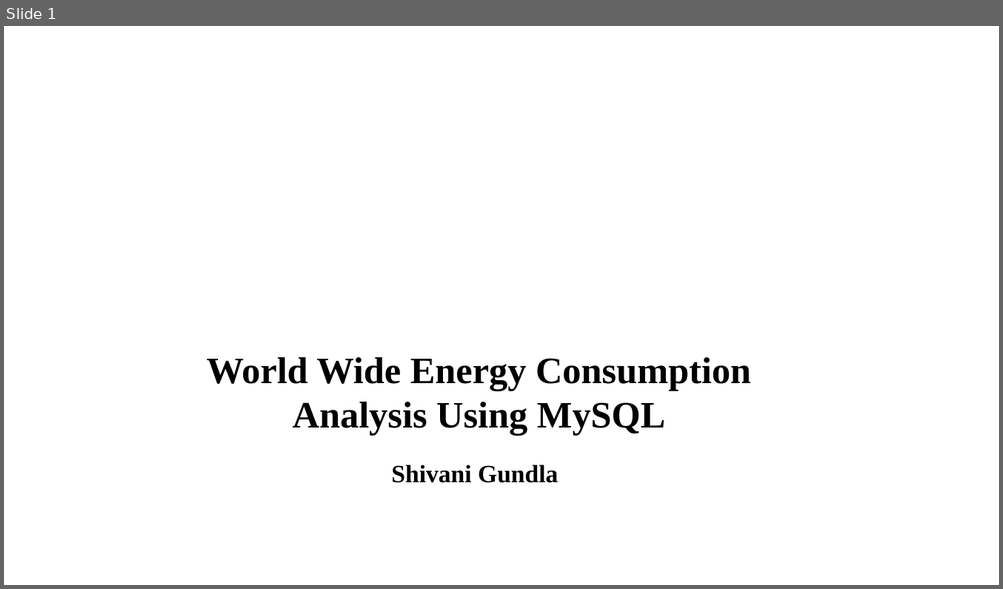
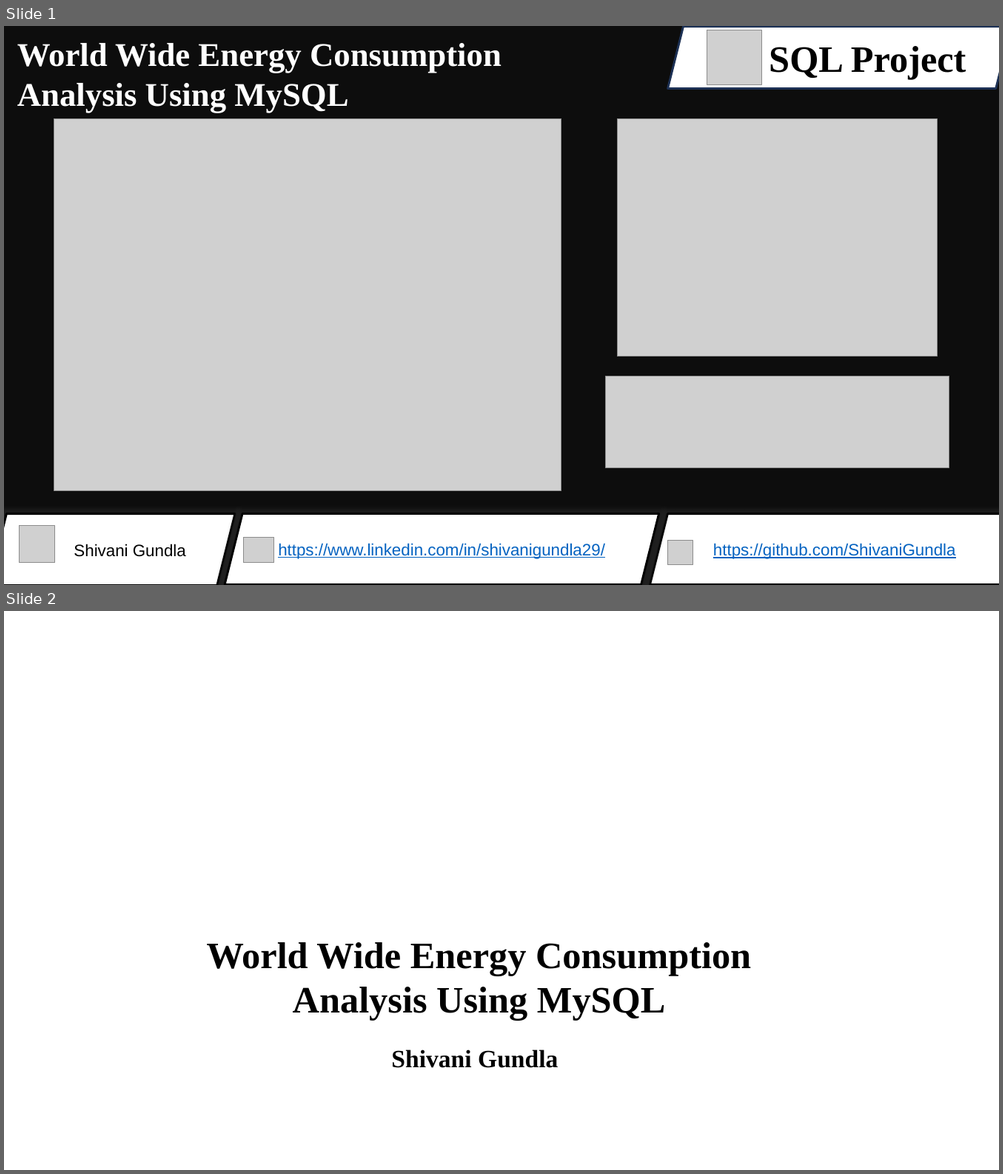
Before and after one commit to ShivaniGundla/SQL_Project, a slide deck: presentation/SQL_Project_Shivani_Gundla.pptx. Shown one above the other, each under a label of ours: slide 1 before the commit, slides 1 and 2 after it. The pictures are 1003x589 and 1003x1174 pixels, drawn with LibreOffice and Linux fonts; fonts in the diff are those of the drawing; grey boxes stand for pictures; background and template pictures are left out. Boxes give left, top, right and bottom in pixels: in the first picture for what was removed or moved away, otherwise in the second. Text is boxed around its words. In the diff, an @@ line names an element or a change of style, - is before the commit and + after.

```diff
--- a/presentation/SQL_Project_Shivani_Gundla.pptx
+++ b/presentation/SQL_Project_Shivani_Gundla.pptx
@@ slide 1 added at [4, 26, 999, 585], background #0D0D0D @@
@@ text added at [17, 43, 501, 113], 32 pt, text #FFFFFF, bold @@
+World Wide Energy Consumption Analysis Using MySQL
@@ parallelogram added at [668, 27, 999, 89], fill #FFFFFF, outline #1E3256 2 pt, 36 pt, text #000000, bold @@
+SQL Project
@@ picture added at [707, 30, 761, 85] @@
@@ picture added at [54, 118, 561, 491] @@
@@ picture added at [617, 119, 937, 358] @@
@@ picture added at [606, 377, 948, 469] @@
@@ parallelogram added at [4, 514, 235, 585], fill #FFFFFF, outline #000000 2 pt, 16 pt, text #000000 @@
+Shivani Gundla
@@ parallelogram added at [225, 514, 659, 585], fill #FFFFFF, outline #000000 2 pt, 16 pt, text #0563C1, underline @@
+https://www.linkedin.com/in/shivanigundla29/
@@ parallelogram added at [650, 514, 999, 585], fill #FFFFFF, outline #000000 2 pt, 16 pt, text #0563C1, underline @@
+https://github.com/ShivaniGundla
@@ picture added at [19, 527, 55, 564] @@
@@ picture added at [244, 539, 274, 564] @@
@@ picture added at [668, 541, 693, 565] @@
@@ what was slide 1 is now slide 2 @@
```
Also in this commit, not shown: 17 slides changed, 1 other slide added, 2 slides removed.
